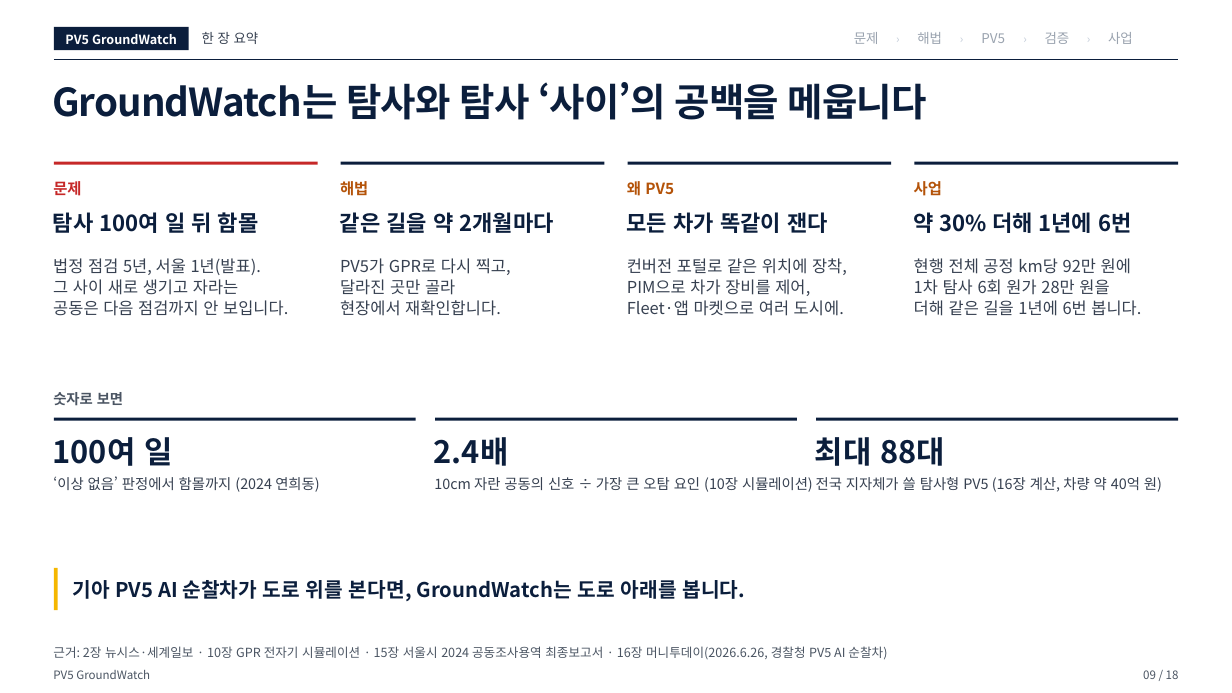
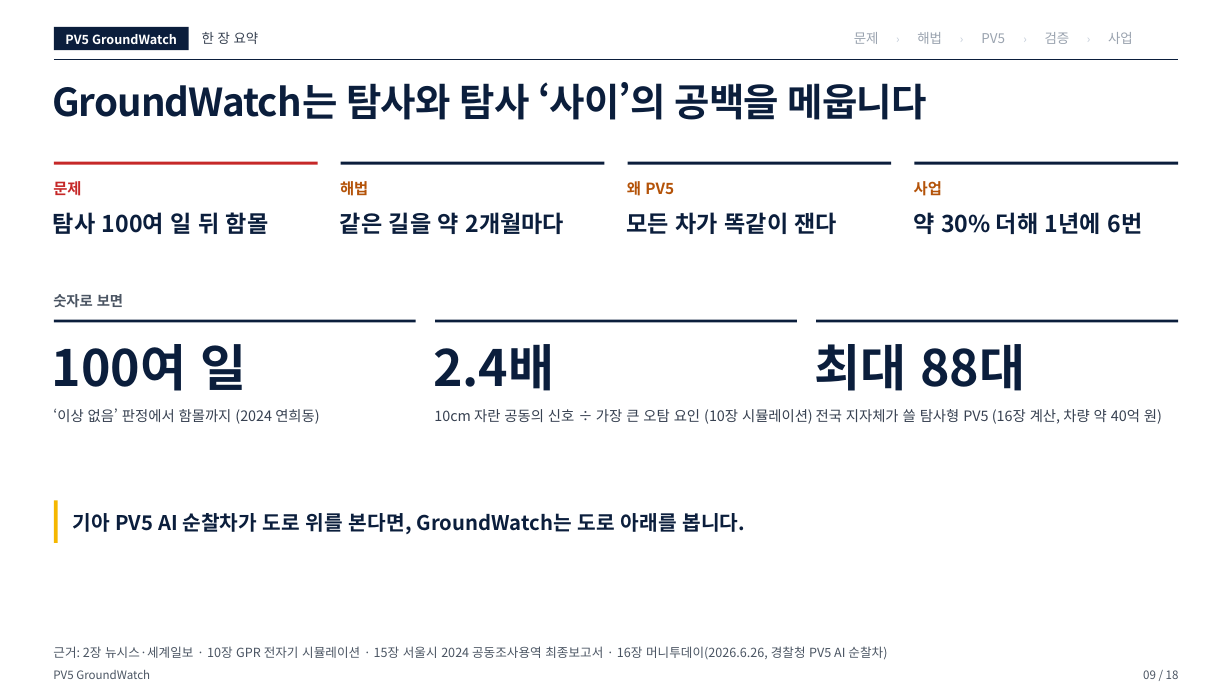
Before and after one commit to woojin-choe/pv5-hose-lab, a slide deck: slide 9 of ppt_all/PV5_GroundWatch_10_25.pptx. Drawn at 1232x693 pixels with LibreOffice and Linux fonts; fonts in the diff are those of the drawing. Boxes give left, top, right and bottom in pixels: in the first picture for what was removed or moved away, otherwise in the second. Text is boxed around its words. In the diff, an @@ line names an element or a change of style, - is before the commit and + after.

```diff
--- a/ppt_all/PV5_GroundWatch_10_25.pptx
+++ b/ppt_all/PV5_GroundWatch_10_25.pptx
@@ size 17.2 to 18 pt in 4 elements at box(913, 212, 1142, 234), box(53, 212, 269, 234), box(627, 212, 838, 234), box(340, 212, 564, 234) @@
@@ text removed at box(53, 258, 288, 316) @@
-법정 점검 5년, 서울 1년(발표).
-그 사이 새로 생기고 자라는
-공동은 다음 점검까지 안 보입니다.
@@ text removed at box(340, 258, 511, 316) @@
-PV5가 GPR로 다시 찍고,
-달라진 곳만 골라
-현장에서 재확인합니다.
@@ text removed at box(627, 258, 847, 316) @@
-컨버전 포털로 같은 위치에 장착,
-PIM으로 차가 장비를 제어,
-Fleet·앱 마켓으로 여러 도시에.
@@ text removed at box(914, 258, 1141, 316) @@
-현행 전체 공정 km당 92만 원에
-1차 탐사 6회 원가 28만 원을
-더해 같은 길을 1년에 6번 봅니다.
@@ 3 rectangles, 1 text: place and size @@
-3 rectangles, 1 text at box(53, 392, 1178, 421)
+3 rectangles, 1 text at box(53, 294, 1178, 323)
@@ text "100여 일": place and size @@
-text "100여 일" at box(53, 437, 172, 466)
+text "100여 일" at box(52, 344, 247, 391)
@@ text "2.4배": place and size @@
-text "2.4배" at box(434, 437, 509, 466)
+text "2.4배" at box(433, 344, 554, 391)
@@ size 24 to 39 pt in 3 elements at box(433, 344, 554, 391), box(52, 344, 247, 391), box(814, 344, 1025, 391) @@
@@ text "최대 88대": place and size @@
-text "최대 88대" at box(815, 437, 945, 466)
+text "최대 88대" at box(814, 344, 1025, 391)
@@ 3 texts, 1 rectangle: place and size @@
-3 texts, 1 rectangle at box(53, 476, 1162, 611)
+3 texts, 1 rectangle at box(53, 408, 1162, 543)
@@ text "기아 PV5 AI 순찰차가 도로 ...": place and size @@
-text "기아 PV5 AI 순찰차가 도로 ..." at box(72, 580, 745, 601)
+text "기아 PV5 AI 순찰차가 도로 ..." at box(72, 513, 745, 534)
```
Also in this commit, not shown: 12 other slides changed, 18 other files.
